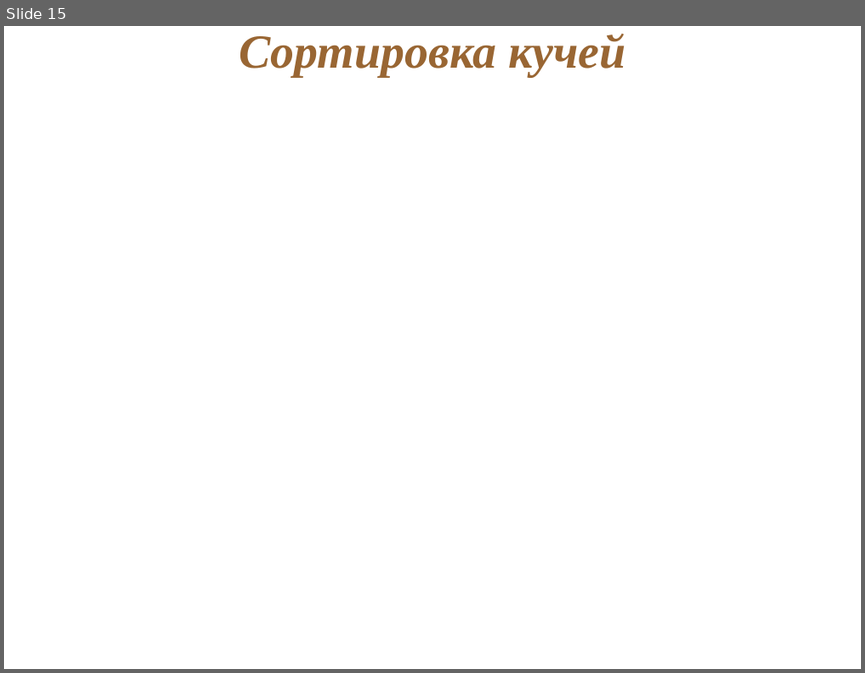
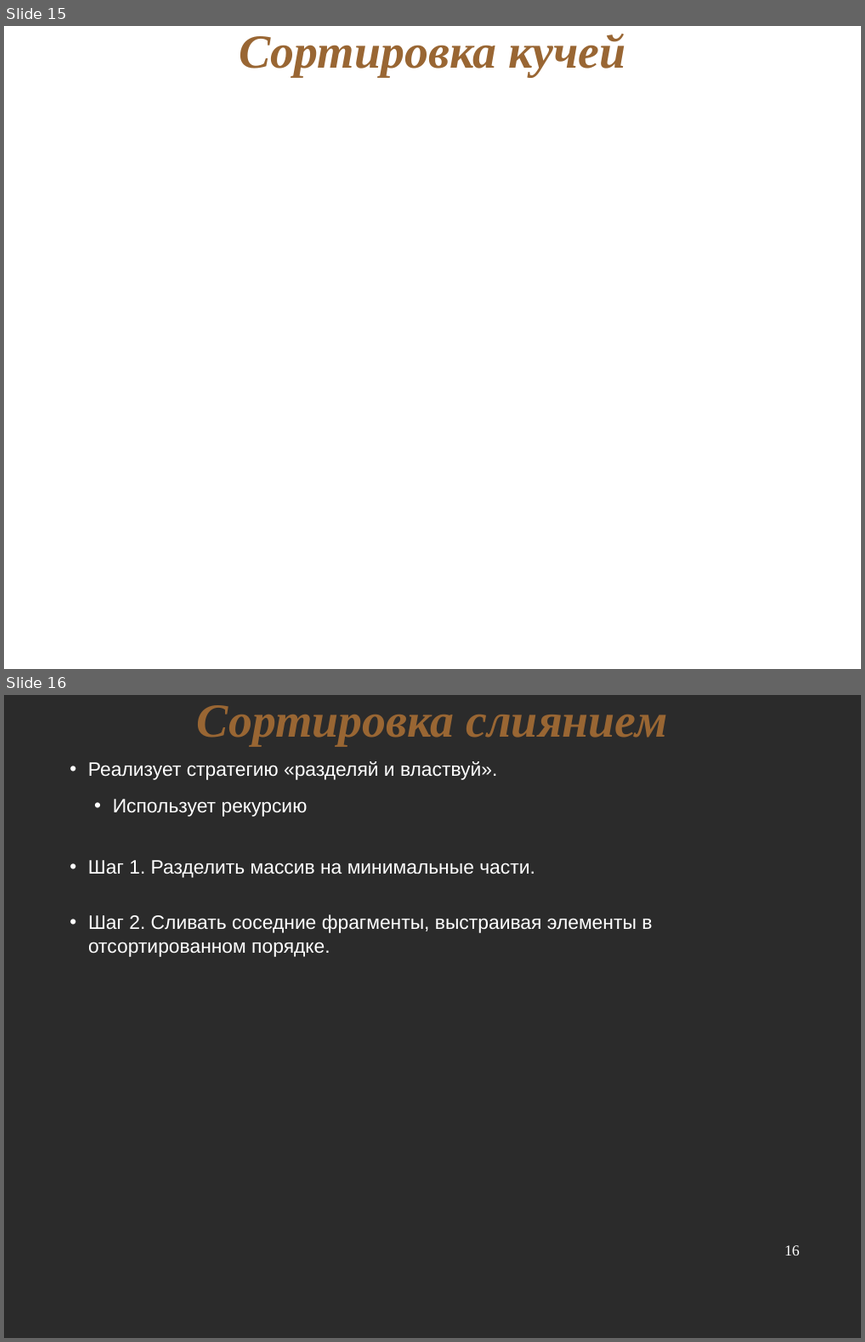
Before and after one commit to nkrot/rufsl, a slide deck: lectures/sorting.odp. Shown one above the other, each under a label of ours: slide 15 before the commit, slides 15 and 16 after it. The pictures are 865x673 and 865x1342 pixels, drawn with LibreOffice and Linux fonts; fonts in the diff are those of the drawing; background and template pictures are left out; a plain dark background stands for a picture behind light text. Boxes give left, top, right and bottom in pixels: in the first picture for what was removed or moved away, otherwise in the second. Text is boxed around its words. In the diff, an @@ line names an element or a change of style, - is before the commit and + after.

```diff
--- a/lectures/sorting.odp
+++ b/lectures/sorting.odp
@@ slide 16 added at [4, 695, 861, 1338], background picture (left out) @@
@@ title added at [197, 705, 668, 746], 44 pt, text #996633, bold, italic @@
+Сортировка слиянием
@@ text added at [88, 761, 497, 780], 18 pt, text #FFFFFF @@
+• Реализует стратегию «разделяй и властвуй».
@@ text added at [113, 799, 307, 817], 18 pt, text #FFFFFF @@
+• Использует рекурсию
@@ text added at [88, 860, 535, 878], 18 pt, text #FFFFFF @@
+• Шаг 1. Разделить массив на минимальные части.
@@ text added at [88, 914, 652, 957], 18 pt, text #FFFFFF @@
+• Шаг 2. Сливать соседние фрагменты, выстраивая элементы в отсортированном порядке.
@@ page number added at [784, 1245, 800, 1255], 14 pt, text #FFFFFF @@
+16
```
Also in this commit, not shown: 2 slides changed, 3 other slides added, 1 slide removed, 4 other files.
